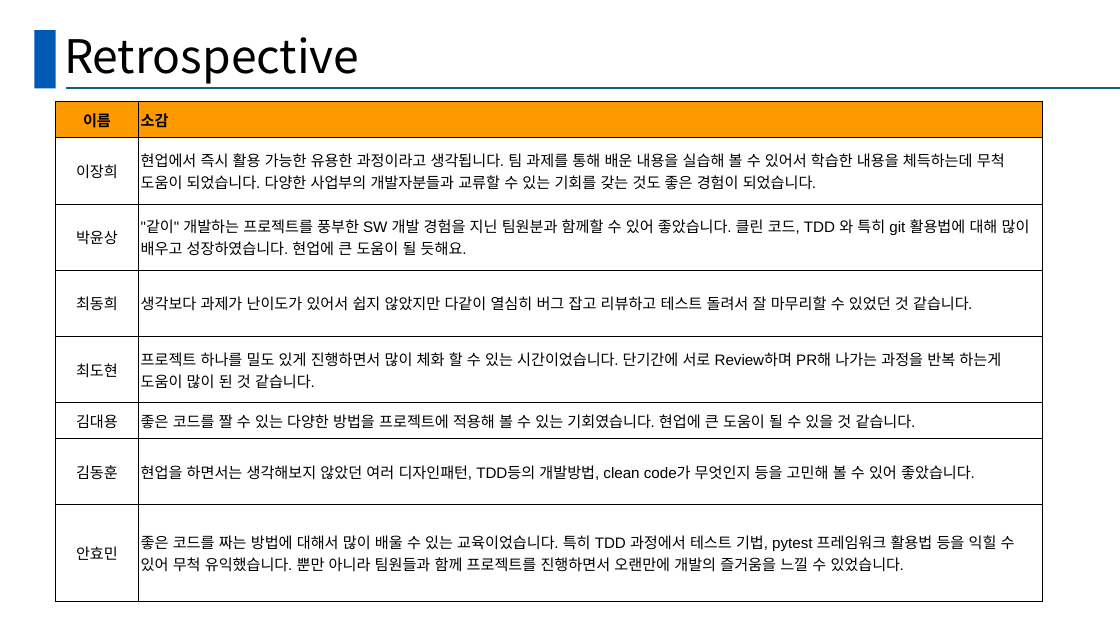
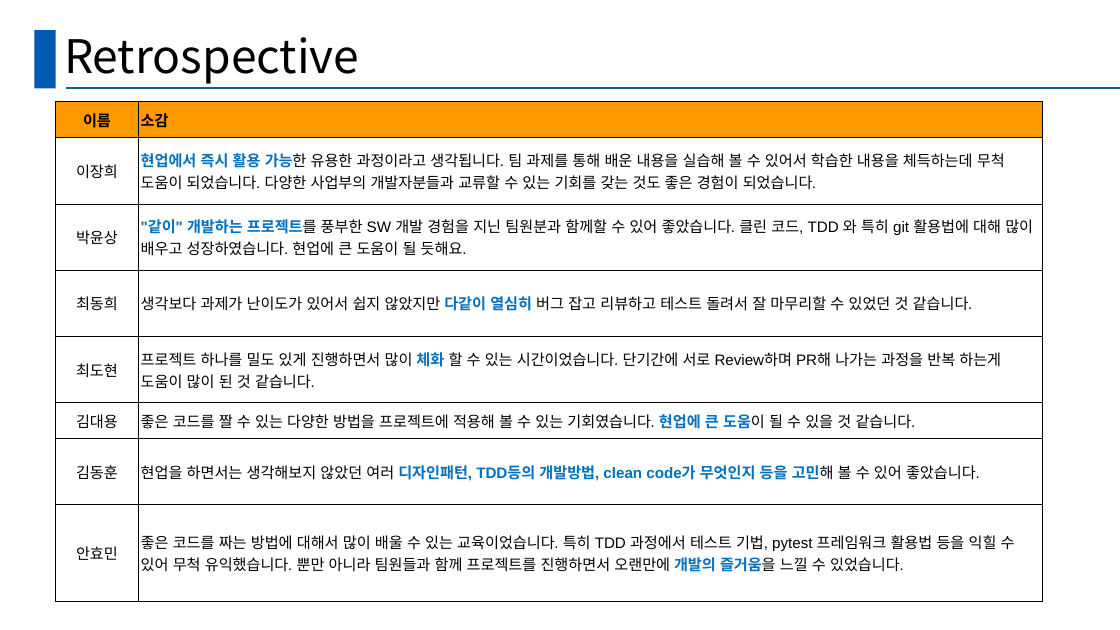
Before and after one commit to Hyominii/ssd, a slide deck: slide 13 of SSD_B_BestReviewer.pptx. Drawn at 1120x630 pixels with LibreOffice and Linux fonts; fonts in the diff are those of the drawing. Boxes give left, top, right and bottom in pixels: in the first picture for what was removed or moved away, otherwise in the second. Text is boxed around its words. In the diff, an @@ line names an element or a change of style, - is before the commit and + after.

Commit message:
[doc] Final

```diff
--- a/SSD_B_BestReviewer.pptx
+++ b/SSD_B_BestReviewer.pptx
@@ table at [55, 102, 1043, 602] @@
@@ text colour #000000 to #0070C0, bold on in "현업에서 즉시 활용 가능한", ""같이" 개발하는 프로젝트를", "다같이 열심히", "체화" and 3 more places @@
```
Also in this commit, not shown: 1 other slide changed.
